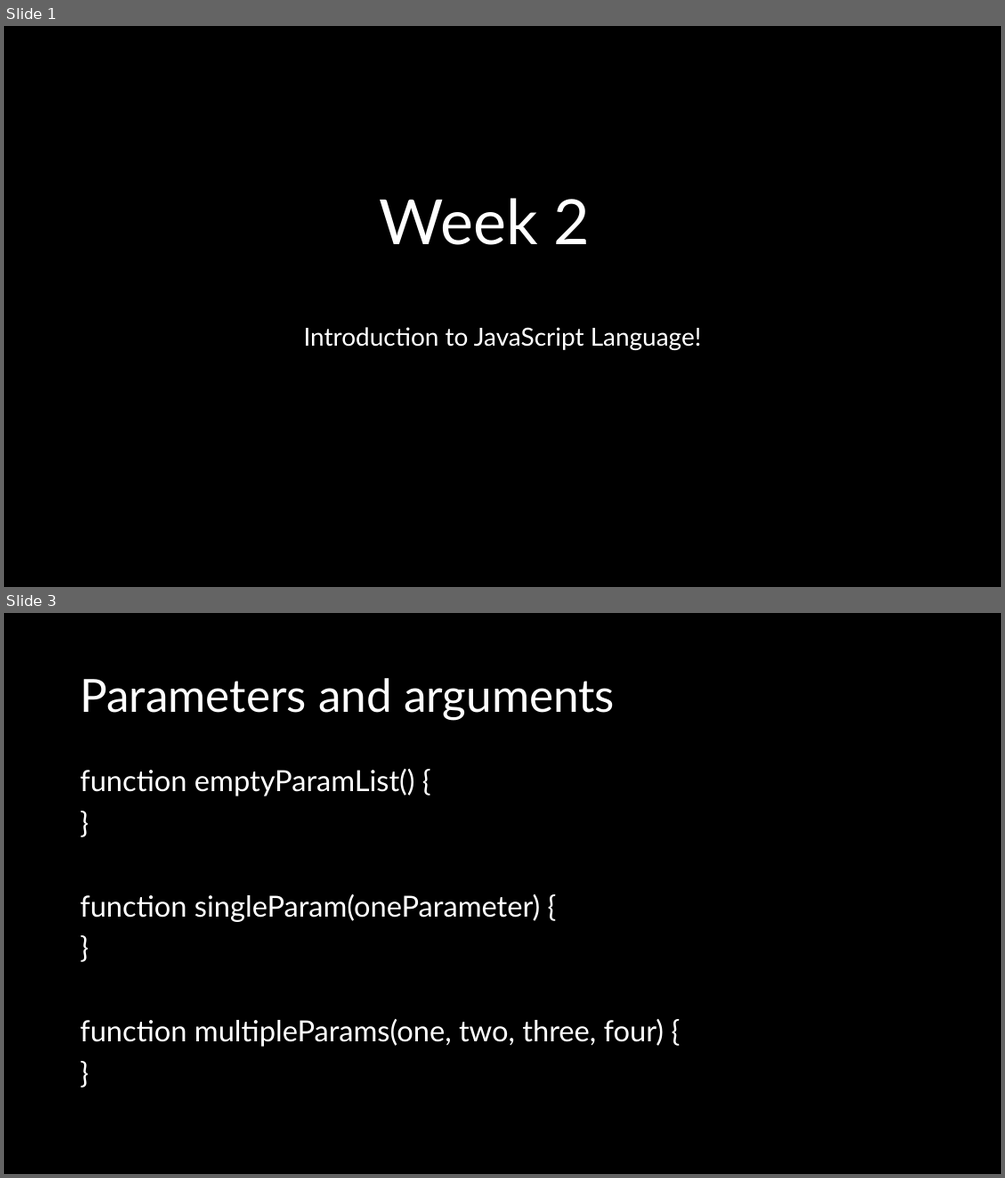
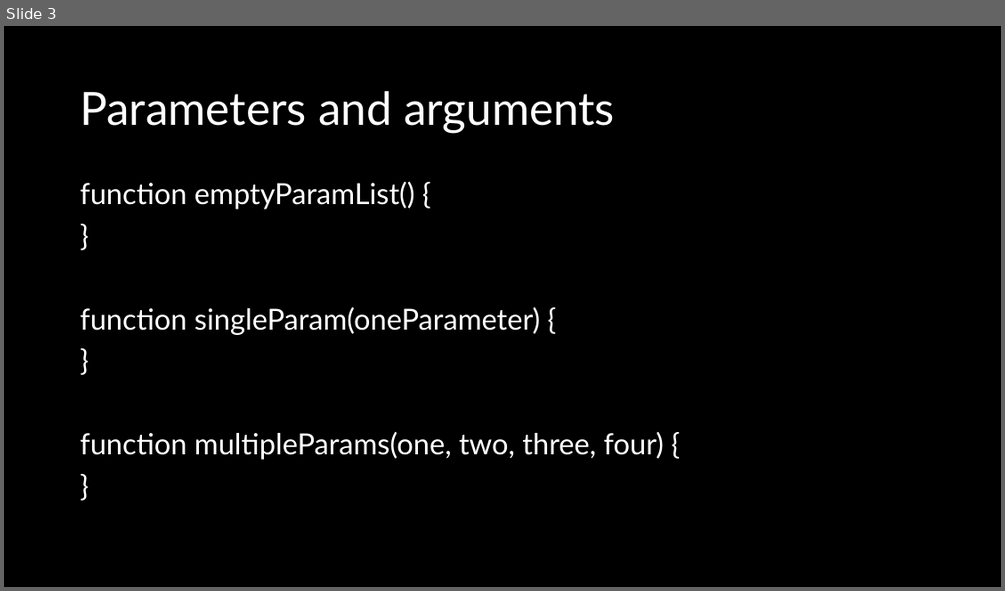
Before and after one commit to natiquekeyin/fall2024, a slide deck: JavaScript/Week3/Week3.pptx. Shown one above the other, each under a label of ours: slides 1 and 3 before the commit, slide 3 after it; the slides between them are not shown. The pictures are 1005x1178 and 1005x591 pixels, drawn with LibreOffice and Linux fonts; fonts in the diff are those of the drawing. Boxes give left, top, right and bottom in pixels: in the first picture for what was removed or moved away, otherwise in the second. Text is boxed around its words. In the diff, an @@ line names an element or a change of style, - is before the commit and + after.

```diff
--- a/JavaScript/Week3/Week3.pptx
+++ b/JavaScript/Week3/Week3.pptx
@@ slide 1 removed at (4, 26, 1001, 587), background #000000 @@
@@ title removed at (380, 198, 591, 245) @@
-Week 2
@@ subtitle removed at (304, 327, 702, 350) @@
-Introduction to JavaScript Language!
```
Also in this commit, not shown: 2 slides changed, 1 slide added, 2 other files.
